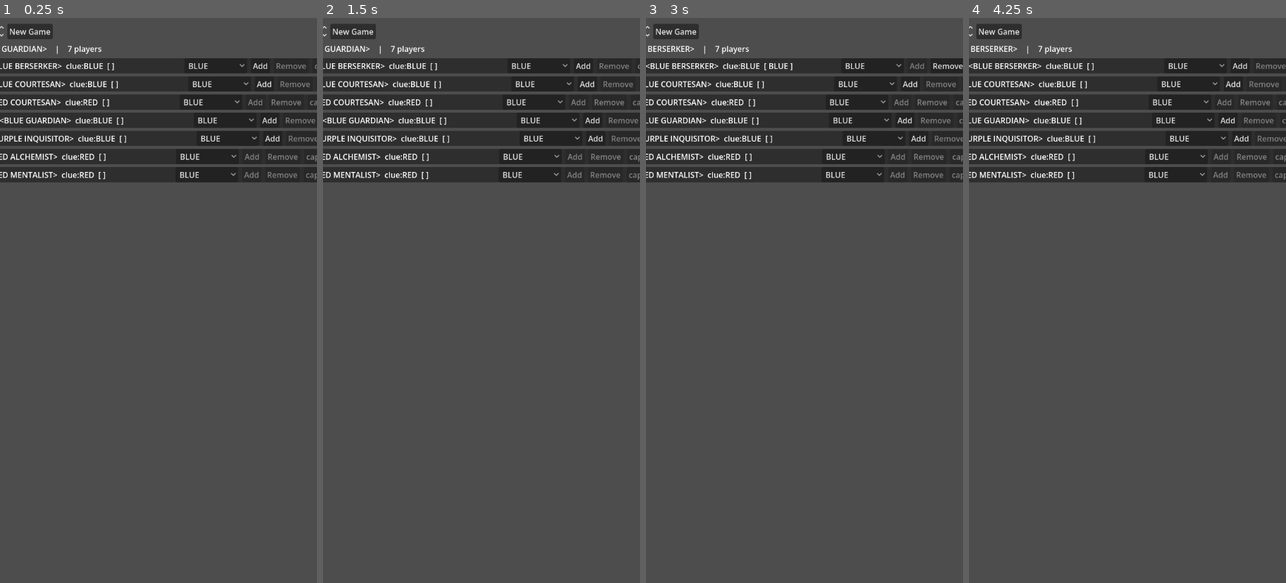
Above: before the commit, frames 1-4 (left to right).
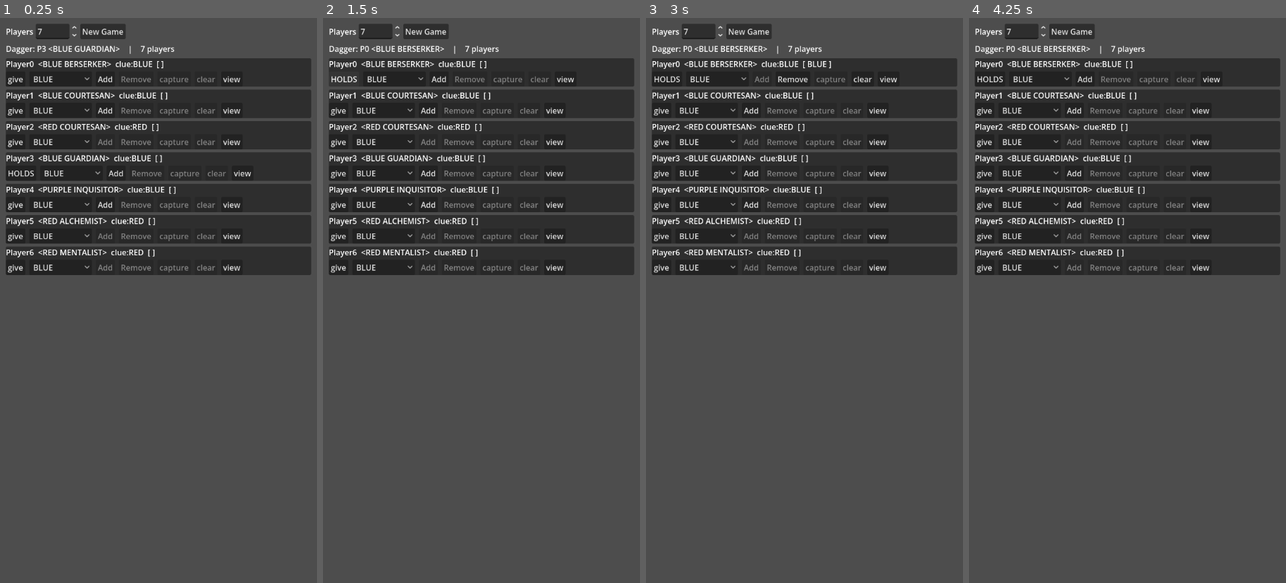
Above: after the commit, the same moments.

Repository: jdbecker/Stabby-Game
Game: Godot game, scene res://game.tscn
The game is run twice, just before and just after one commit, with the same random seed, the same clock (stepped at 60 frames per second) and the same inputs.
Inputs (mouse positions are in pixels of both pictures, inside the frame that each line leads up to):
- Up to frame 1 (0.25 s): no input
- Up to frame 2 (1.5 s): click "BLUE" at 0.5 s; click (338, 80) at 1.25 s, where only the run after the commit has a clickable "give"
- Up to frame 3 (3 s): click (668, 80) at 2 s, where only the run after the commit has a clickable "HOLDS"; click "Add" at 2.75 s
- Up to frame 4 (4.25 s): click "Remove" at 3.5 s

The runs differ from the first frame. In frame 1, 23% of the frame differs, in the area x 0-100%, y 1-46%; in frame 2, 23%; in frame 3, 23%; in frame 4, 23%.

Commit message:
refresh view when wounds change

Diff:
--- a/ui/character_row_ui.gd
+++ b/ui/character_row_ui.gd
@@ -36,12 +36,13 @@
 	character_name.text = character.name
 	clue_color_icon.texture = _get_clue_icon(character)
 	rank_wound.texture = _get_rank_icon(character)
-	update()
+	refresh()
 
 
-func update() -> void:
+func refresh() -> void:
 	for wound in affiliation_wounds:
-		wound.queue_free()
+		wound.free()
+	affiliation_wounds = []
 	knife_icon.visible = character.has_knife
 	var has_taken_rank_wound := CharacterStats.Wound.RANK in character.wounds
 	rank_wound.visible = has_taken_rank_wound
--- a/ui/dev_panel.gd
+++ b/ui/dev_panel.gd
@@ -8,7 +8,9 @@
 signal clear_wounds_requested(character: Character)
 signal new_game_requested(player_count: int)
 
-const PlayerRowScene := preload("res://ui/player_row.tscn")
+const PLAYER_ROW = preload("uid://kq181b23yokv")
+const PLAYER_VIEW = preload("uid://87n3mryosmpd")
+
 
 @onready var _player_count: SpinBox = %PlayerCount
 @onready var _new_game_button: Button = %NewGameButton
@@ -17,6 +19,7 @@
 
 var _characters: Array[Character]
 var _knife_holder: Character
+var _views: Array[PlayerView]
 
 
 func _ready() -> void:
@@ -29,14 +32,22 @@
 
 	# Game owns gameplay state; the panel only rebuilds its presentation.
 	for i in _characters.size():
-		var row: PlayerRow = PlayerRowScene.instantiate()
+		var character := _characters[i]
+		var view: PlayerView = PLAYER_VIEW.instantiate()
+		view.current_character = character
+		view.all_characters = _characters
+		add_child(view)
+		view.hide()
+		_views.append(view)
+		var row: PlayerRow = PLAYER_ROW.instantiate()
 		_player_list.add_child(row)
-		row.setup(i, _characters[i])
+		row.setup(i, character)
 		row.give_dagger_requested.connect(give_dagger_requested.emit)
 		row.add_wound_requested.connect(add_wound_requested.emit)
 		row.remove_wound_requested.connect(remove_wound_requested.emit)
 		row.capture_requested.connect(capture_requested.emit)
 		row.clear_wounds_requested.connect(clear_wounds_requested.emit)
+		row.view_requested.connect(func(_character) -> void: view.visible = true)
 	update_state(_knife_holder)
 
 
@@ -54,3 +65,5 @@
 	_summary.text = "Dagger: P%d %s    |    %d players" % [
 		holder_index, str(knife_holder), _characters.size()
 	]
+	for view: PlayerView in _views:
+		view.refresh()
--- a/ui/player_row.gd
+++ b/ui/player_row.gd
@@ -6,6 +6,7 @@
 signal remove_wound_requested(character: Character, wound_type: CharacterStats.Wound)
 signal capture_requested(character: Character)
 signal clear_wounds_requested(character: Character)
+signal view_requested(character: Character)
 
 @onready var _give_dagger: Button = %GiveDagger
 @onready var _info: Label = %Info
@@ -15,6 +16,7 @@
 @onready var _remove: Button = %Remove
 @onready var _capture: Button = %Capture
 @onready var _clear: Button = %Clear
+@onready var _view: Button = %View
 
 var _index: int
 var _character: Character
@@ -28,6 +30,7 @@
 	_remove.pressed.connect(func() -> void: remove_wound_requested.emit(_character, _selected_wound()))
 	_capture.pressed.connect(func() -> void: capture_requested.emit(_character))
 	_clear.pressed.connect(func() -> void: clear_wounds_requested.emit(_character))
+	_view.pressed.connect(func() -> void: view_requested.emit(_character))
 	_wound_type.item_selected.connect(func(_i: int) -> void: _refresh_wound_controls())
 	refresh()
 
--- a/ui/player_row.tscn
+++ b/ui/player_row.tscn
@@ -5,26 +5,33 @@
 [node name="PlayerRow" type="PanelContainer" unique_id=789428363]
 script = ExtResource("1")
 
-[node name="Row" type="HBoxContainer" parent="." unique_id=1949906577]
+[node name="VBoxContainer" type="VBoxContainer" parent="." unique_id=105137870]
+layout_mode = 2
+
+[node name="DetailsRow" type="HBoxContainer" parent="VBoxContainer" unique_id=1949906577]
 layout_mode = 2
 theme_override_constants/separation = 8
 
-[node name="GiveDagger" type="Button" parent="Row" unique_id=390967811]
+[node name="Info" type="Label" parent="VBoxContainer/DetailsRow" unique_id=839947800]
+unique_name_in_owner = true
+custom_minimum_size = Vector2(240, 0)
+layout_mode = 2
+
+[node name="Wounds" type="Label" parent="VBoxContainer/DetailsRow" unique_id=524019112]
+unique_name_in_owner = true
+custom_minimum_size = Vector2(150, 0)
+layout_mode = 2
+
+[node name="ControlsRow" type="HBoxContainer" parent="VBoxContainer" unique_id=500913027]
+layout_mode = 2
+theme_override_constants/separation = 8
+
+[node name="GiveDagger" type="Button" parent="VBoxContainer/ControlsRow" unique_id=1386934783]
 unique_name_in_owner = true
 layout_mode = 2
 text = "give"
 
-[node name="Info" type="Label" parent="Row" unique_id=839947800]
-unique_name_in_owner = true
-custom_minimum_size = Vector2(240, 0)
-layout_mode = 2
-
-[node name="Wounds" type="Label" parent="Row" unique_id=524019112]
-unique_name_in_owner = true
-custom_minimum_size = Vector2(150, 0)
-layout_mode = 2
-
-[node name="WoundType" type="OptionButton" parent="Row" unique_id=1017501385]
+[node name="WoundType" type="OptionButton" parent="VBoxContainer/ControlsRow" unique_id=1773498644]
 unique_name_in_owner = true
 layout_mode = 2
 selected = 0
@@ -40,22 +47,27 @@
 popup/item_4/text = "UNKNOWN"
 popup/item_4/id = 0
 
-[node name="Add" type="Button" parent="Row" unique_id=1790855404]
+[node name="Add" type="Button" parent="VBoxContainer/ControlsRow" unique_id=641904120]
 unique_name_in_owner = true
 layout_mode = 2
 text = "Add"
 
-[node name="Remove" type="Button" parent="Row" unique_id=574570651]
+[node name="Remove" type="Button" parent="VBoxContainer/ControlsRow" unique_id=774882293]
 unique_name_in_owner = true
 layout_mode = 2
 text = "Remove"
 
-[node name="Capture" type="Button" parent="Row" unique_id=1073329953]
+[node name="Capture" type="Button" parent="VBoxContainer/ControlsRow" unique_id=11448778]
 unique_name_in_owner = true
 layout_mode = 2
 text = "capture"
 
-[node name="Clear" type="Button" parent="Row" unique_id=488876044]
+[node name="Clear" type="Button" parent="VBoxContainer/ControlsRow" unique_id=1777141740]
 unique_name_in_owner = true
 layout_mode = 2
 text = "clear"
+
+[node name="View" type="Button" parent="VBoxContainer/ControlsRow" unique_id=650945568]
+unique_name_in_owner = true
+layout_mode = 2
+text = "view"
--- a/ui/player_views/player_view.gd
+++ b/ui/player_views/player_view.gd
@@ -33,21 +33,10 @@
 @onready var alignment_wound_2: TextureRect = %AlignmentWound2
 @onready var clue_color_image: TextureRect = %ClueColorImage
 @onready var game_characters_list: VBoxContainer = %GameCharactersList
-
-
-#func _init(current_character: Character, all_characters: Array[Character]) -> void:
-	#self.current_character = current_character
-	#self.all_characters = all_characters
-
-
-func test() -> void:
-	var game := Game.new(7)
-	all_characters = game.characters
-	current_character = all_characters.pick_random()
+@onready var inquisitor_rank_wound: TextureButton = %InquisitorRankWound
 
 
 func _ready() -> void:
-	test() # TODO remove
 	if not current_character:
 		push_error("PlayerView requires current_character to be set!")
 	if not all_characters:
@@ -63,11 +52,13 @@
 		character_row.character = character
 		game_characters_list.add_child(character_row)
 	_view_neighbor_clue_color()
+	inquisitor_rank_wound.pressed.connect(func() -> void: self.hide())
+	refresh()
 
 
-func update() -> void:
+func refresh() -> void:
 	for character: CharacterRowUI in game_characters_list.get_children():
-		character.update()
+		character.refresh()
 
 func _view_neighbor_clue_color() -> void:
 	var self_index := game_characters_list.get_children().find_custom(
@@ -77,7 +68,7 @@
 	if self_index == -1:
 		push_error("Can't find current character in all_characters ui!")
 	var neighbor_index := self_index - 1
-	if neighbor_index <= 0:
+	if neighbor_index < 0:
 		neighbor_index = game_characters_list.get_children().size() - 1
 	var neighbor_ui := game_characters_list.get_child(neighbor_index) as CharacterRowUI
 	neighbor_ui.clue_color.visible = true
--- a/ui/player_views/player_view.tscn
+++ b/ui/player_views/player_view.tscn
@@ -17,6 +17,12 @@
 [ext_resource type="Texture2D" uid="uid://b4v2eumb7p7tp" path="res://assets/icons/wound rankinquisitor icon.png" id="16_nknbv"]
 [ext_resource type="Texture2D" uid="uid://d3ahgtumc0sa" path="res://assets/icons/wound any icon.png" id="17_jwcs3"]
 
+[sub_resource type="StyleBoxFlat" id="StyleBoxFlat_cbhbn"]
+bg_color = Color(0.2509804, 0.2509804, 0.2509804, 1)
+
+[sub_resource type="StyleBoxFlat" id="StyleBoxFlat_b5ddx"]
+bg_color = Color(0.6, 0.6, 0.6, 0)
+
 [node name="PlayerView" type="Control" unique_id=979401129]
 layout_mode = 3
 anchors_preset = 15
@@ -35,15 +41,16 @@
 grow_horizontal = 2
 grow_vertical = 2
 theme_override_font_sizes/font_size = 42
+theme_override_styles/panel = SubResource("StyleBoxFlat_cbhbn")
 tab_alignment = 1
-current_tab = 1
+current_tab = 0
 tabs_position = 1
 tab_focus_mode = 0
 metadata/_edit_use_anchors_ = true
 
 [node name="Self" type="Panel" parent="TabContainer" unique_id=2025648296]
-visible = false
-layout_mode = 2
+layout_mode = 2
+theme_override_styles/panel = SubResource("StyleBoxFlat_b5ddx")
 metadata/_tab_index = 0
 
 [node name="PlayerNameLabel" type="Label" parent="TabContainer/Self" unique_id=873038476]
@@ -113,6 +120,7 @@
 expand_mode = 3
 
 [node name="Everyone" type="MarginContainer" parent="TabContainer" unique_id=730000569]
+visible = false
 layout_mode = 2
 theme_override_constants/margin_left = 10
 theme_override_constants/margin_top = 10
@@ -434,10 +442,16 @@
 Give \"Curse\" cards facedown
 to the players of your choosing."
 
-[node name="InquisitorRankWound" type="TextureRect" parent="TabContainer/HintSheet/HintCharactersList/Inquisitor" unique_id=364853310]
-layout_mode = 2
-texture = ExtResource("16_nknbv")
-expand_mode = 3
+[node name="InquisitorRankWound" type="TextureButton" parent="TabContainer/HintSheet/HintCharactersList/Inquisitor" unique_id=302236950]
+unique_name_in_owner = true
+custom_minimum_size = Vector2(70, 0)
+layout_mode = 2
+texture_normal = ExtResource("16_nknbv")
+texture_pressed = ExtResource("16_nknbv")
+texture_hover = ExtResource("16_nknbv")
+texture_disabled = ExtResource("16_nknbv")
+texture_focused = ExtResource("16_nknbv")
+stretch_mode = 4
 
 [node name="InquisitorAffiliationWound1" type="TextureRect" parent="TabContainer/HintSheet/HintCharactersList/Inquisitor" unique_id=626773390]
 layout_mode = 2
